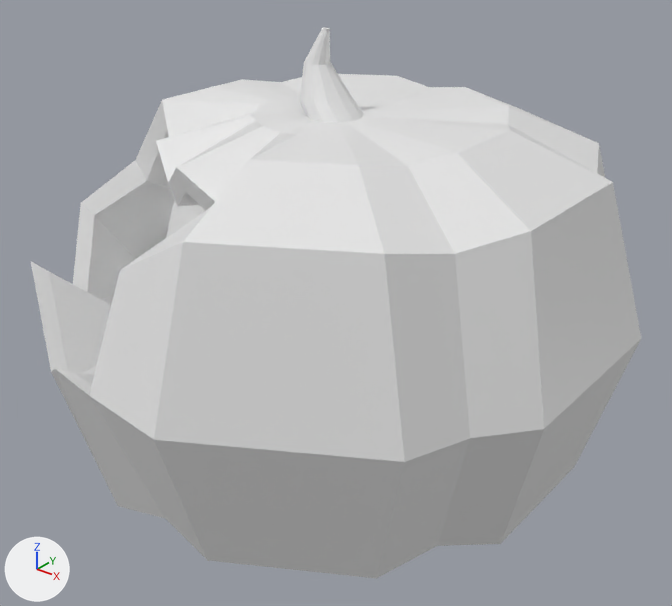
The FBX model JackiesLantern/Assets/GameAssets/Models/Level4Models/BrokenPumpkin001_Model.fbx as it was, and as the next commit left it.
Rendered twice from a 50 mm lens placed at (0.839, -1.009, 0.913), pointed at (0.038, -0.008, 0.292). Arrows for +X, +Y and +Z are at lower left; the lights stay in place. Where no turn or scale is listed for an object, it has been applied to the vertices.

Names of what the first picture shows: 'BrokenPumpkin001'.
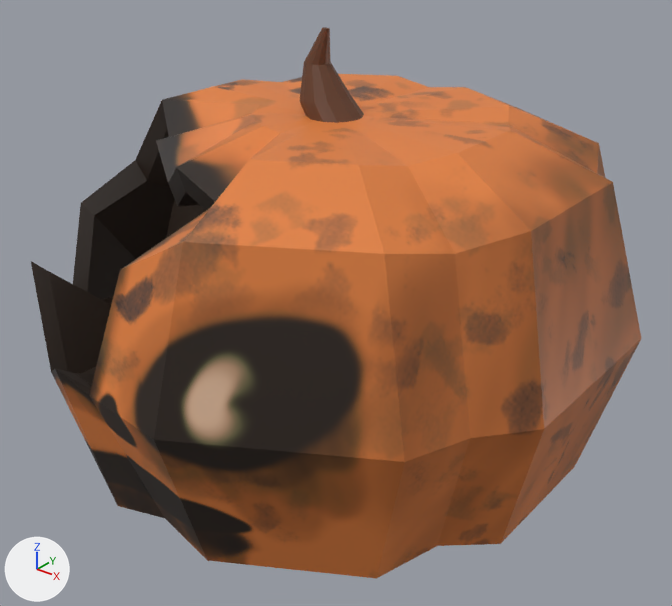
The newer file is also turned or shifted as a whole; pictures and numbers use the older file's frame.

Changed parts and their boxes (x1, y1, x2, y2) in the pictures (672 x 606 px):
'BrokenPumpkin001', surface changed (white to orange)
    both: (31, 27, 641, 578)

The edits, one by one:
Picture 'Broken pumpkin 1.png' (img_broken_pumpkin_1_png) is new.
In material 'BrokenPumpkin001' (mat_brokenpumpkin001), base_color is no longer (0.8, 0.8, 0.8), white #e7e7e7.
In material 'BrokenPumpkin001' (mat_brokenpumpkin001), texture is now set to img_broken_pumpkin_1_png.
